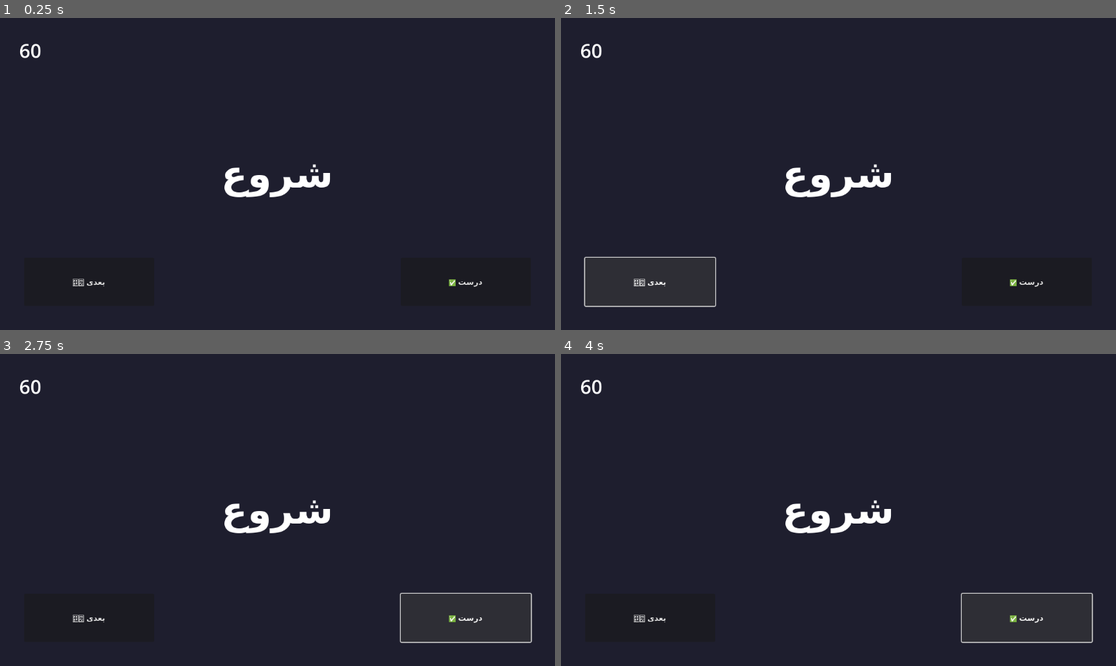
Above: before the commit, frames 1-4 (two rows, left to right).
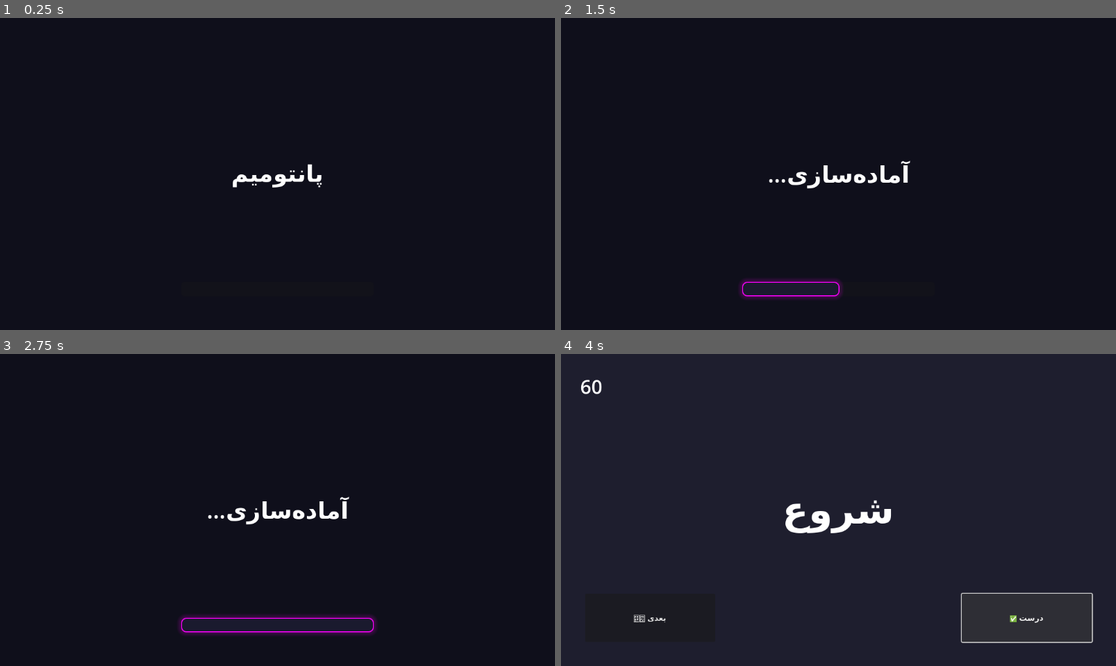
Above: after the commit, the same moments.

Repository: ushjdjsyudjd-rgb/Pantomim
Game: Godot game, scene res://Splash.tscn
Two runs of this game, one before a commit and one after it. Both use one fixed random seed, a clock stepped at 60 frames per second and the inputs below. Before the commit the project starts from res://Main.tscn.
Inputs (mouse positions are in pixels of both pictures, inside the frame that each line leads up to):
- Up to frame 1 (0.25 s): no input
- Up to frame 2 (1.5 s): click (1027, 283) at 0.5 s, where only the run before the commit has a clickable "درست ✅"; click (649, 283) at 1.25 s, where only the run before the commit has a clickable "بعدی ⏭️"
- Up to frame 3 (2.75 s): click (466, 619) at 2 s, where only the run before the commit has a clickable "درست ✅"
- Up to frame 4 (4 s): click (649, 619) at 2.75 s, where only the run before the commit has a clickable "بعدی ⏭️"; click "درست ✅" at 3.5 s

The runs differ from the first frame. In frame 1, 1.1% of the frame differs, in the area x 3-87%, y 8-87%; in frame 2, 5.3%; in frame 3, 5.5%, in the area x 3-96%, y 8-93%; in frame 4, nothing differs.
Error in both runs: Attempt to call function 'add_theme_stylebox_override' in base 'null instance' on a null instance. (res://Main.gd:22)

Commit message:
Update project.godot

Diff:
--- a/project.godot
+++ b/project.godot
@@ -2,7 +2,7 @@
 
 [application]
 config/name="Pantomime Pro"
-run/main_scene="res://Main.tscn"
+run/main_scene="res://Splash.tscn"
 
 [autoload]
 GameManager="*res://GameManager.gd"
